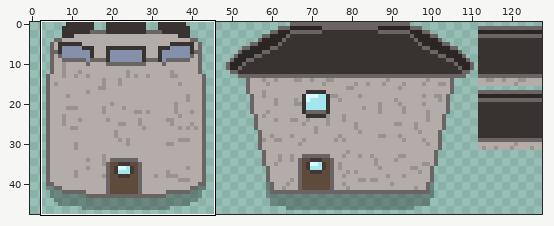
Sprite sheet, stored at graphics/structures/grandstone_tower.png. Above: a wide view before the commit, with the close-up outlined.
Close-up. First the earlier version:
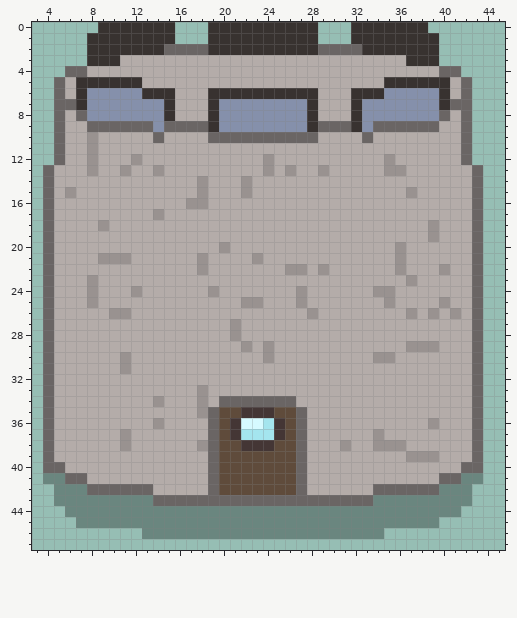
The file is 128x48 pixels. Shown: x 3..45, y 0..47. The commit also changed other parts of the picture, which this record leaves out.
The same view after the edit:
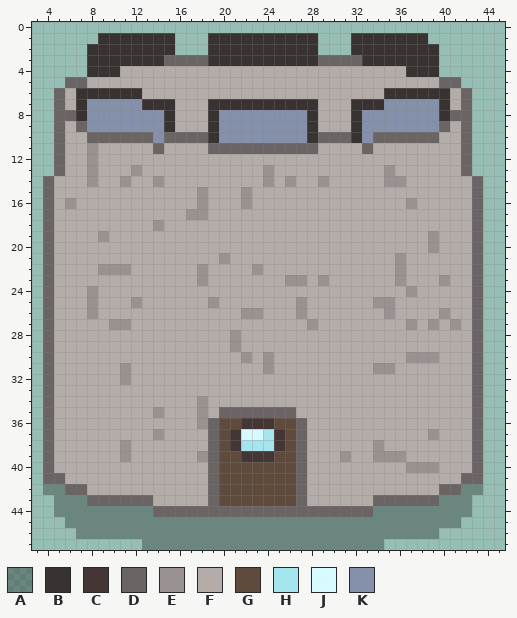
Palette (. is transparent): A #0000004b  B #383230  C #443635  D #6a6564  E #999290  F #b4aca9  G #5f4b3b  H #a4e5ee  J #d6faff  K #8590ab
The exact change:
@@ x 3..45 @@
- 0 ......BBBBBBB...BBBBBBBBBB...BBBBBBB.......
- 1 .....BBBBBBBB...BBBBBBBBBB...BBBBBBBB......
- 2 .....BBBBBBBDDDDBBBBBBBBBBDDDDBBBBBBB......
- 3 .....BBBFFFFFFFFFFFFFFFFFFFFFFFFFFBBB......
- 4 ...DDFFFFFFFFFFFFFFFFFFFFFFFFFFFFFFFFDD....
- 5 ..DFBBBBBBFFFFFFFFFFFFFFFFFFFFFFBBBBBBFD...
- 6 ..DFBKKKKKBBBFFFBBBBBBBBBBFFFBBBKKKKKBFD...
- 7 ..DDBKKKKKKKBFFFBKKKKKKKKBFFFBKKKKKKKBDD...
- 8 ..DFDKKKKKKKBFFFBKKKKKKKKBFFFBKKKKKKKDFD...
- 9 ..DFFDDDDDDKDDDDBKKKKKKKKBDDDBKDDDDDDFFD...
-10 ..DFFEFFFFFDFFFFDDDDDDDDDDFFFFDFFFFFFFFD...
-11 ..DFFEFFFFFFFFFFFFFFFFFFFFFFFFFFFFFFFFFD...
-12 ..DFFEFFFEFFFFFFFFFFFEFFFFFFFFFFEFFFFFFD...
-13 .DFFFEFFEFFEFFFFFFFFFEFEFFEFFFFFEEFFFFFFD..
-14 .DFFFFFFFFFFFFFEFFFEFFFFFFFFFFFFFFFFFFFFD..
-15 .DFEFFFFFFFFFFFEFFFEFFFFFFFFFFFFFFEFFFFFD..
-16 .DFFFFFFFFFFFFEEFFFFFFFFFFFFFFFFFFFFFFFFD..
-17 .DFFFFFFFFFEFFFFFFFFFFFFFFFFFFFFFFFFFFFFD..
-18 .DFFFFEFFFFFFFFFFFFFFFFFFFFFFFFFFFFFEFFFD..
-19 .DFFFFFFFFFFFFFFFFFFFFFFFFFFFFFFFFFFEFFFD..
-20 .DFFFFFFFFFFFFFFFEFFFFFFFFFFFFFFFEFFFFFFD..
-21 .DFFFFEEEFFFFFFEFFFFEFFFFFFFFFFFFEFFFFFFD..
-22 .DFFFFFFFFFFFFFEFFFFFFFEEFEFFFFFFEFFFEFFD..
-23 .DFFFEFFFFFFFFFFFFFFFFFFFFFFFFFFFFEFFFFFD..
-24 .DFFFEFFFEFFFFFFEFFFFFFFEFFFFFFEEFFFFFFFD..
-25 .DFFFEFFFFFFFFFFFFFEEFFFEFFFFFFFEFFFFEFFD..
-26 .DFFFFFEEFFFFFFFFFFFFFFFFEFFFFFFFFEFEFEFD..
-27 .DFFFFFFFFFFFFFFFFEFFFFFFFFFFFFFFFFFFFFFD..
+ 0 ...........................................
+ 1 ......BBBBBBB...BBBBBBBBBB...BBBBBBB.......
+ 2 .....BBBBBBBB...BBBBBBBBBB...BBBBBBBB......
+ 3 .....BBBBBBBDDDDBBBBBBBBBBDDDDBBBBBBB......
+ 4 .....BBBFFFFFFFFFFFFFFFFFFFFFFFFFFBBB......
+ 5 ...DDFFFFFFFFFFFFFFFFFFFFFFFFFFFFFFFFDD....
+ 6 ..DFBBBBBBFFFFFFFFFFFFFFFFFFFFFFBBBBBBFD...
+ 7 ..DFBKKKKKBBBFFFBBBBBBBBBBFFFBBBKKKKKBFD...
+ 8 ..DDBKKKKKKKBFFFBKKKKKKKKBFFFBKKKKKKKBDD...
+ 9 ..DFDKKKKKKKBFFFBKKKKKKKKBFFFBKKKKKKKDFD...
+10 ..DFFDDDDDDKDDDDBKKKKKKKKBDDDBKDDDDDDFFD...
+11 ..DFFEFFFFFDFFFFDDDDDDDDDDFFFFDFFFFFFFFD...
+12 ..DFFEFFFFFFFFFFFFFFFFFFFFFFFFFFFFFFFFFD...
+13 ..DFFEFFFEFFFFFFFFFFFEFFFFFFFFFFEFFFFFFD...
+14 .DFFFEFFEFFEFFFFFFFFFEFEFFEFFFFFEEFFFFFFD..
+15 .DFFFFFFFFFFFFFEFFFEFFFFFFFFFFFFFFFFFFFFD..
+16 .DFEFFFFFFFFFFFEFFFEFFFFFFFFFFFFFFEFFFFFD..
+17 .DFFFFFFFFFFFFEEFFFFFFFFFFFFFFFFFFFFFFFFD..
+18 .DFFFFFFFFFEFFFFFFFFFFFFFFFFFFFFFFFFFFFFD..
+19 .DFFFFEFFFFFFFFFFFFFFFFFFFFFFFFFFFFFEFFFD..
+20 .DFFFFFFFFFFFFFFFFFFFFFFFFFFFFFFFFFFEFFFD..
+21 .DFFFFFFFFFFFFFFFEFFFFFFFFFFFFFFFEFFFFFFD..
+22 .DFFFFEEEFFFFFFEFFFFEFFFFFFFFFFFFEFFFFFFD..
+23 .DFFFFFFFFFFFFFEFFFFFFFEEFEFFFFFFEFFFEFFD..
+24 .DFFFEFFFFFFFFFFFFFFFFFFFFFFFFFFFFEFFFFFD..
+25 .DFFFEFFFEFFFFFFEFFFFFFFEFFFFFFEEFFFFFFFD..
+26 .DFFFEFFFFFFFFFFFFFEEFFFEFFFFFFFEFFFFEFFD..
+27 .DFFFFFEEFFFFFFFFFFFFFFFFEFFFFFFFFEFEFEFD..
 28 .DFFFFFFFFFFFFFFFFEFFFFFFFFFFFFFFFFFFFFFD..
-29 .DFFFFFFFFFFFFFFFFFEFEFFFFFFFFFFFFEEEFFFD..
-30 .DFFFFFFEFFFFFFFFFFFFEFFFFFFFFFEEFFFFFFFD..
-31 .DFFFFFFEFFFFFFFFFFFFFFFFFFFFFFFFFFFFFFFD..
-32 .DFFFFFFFFFFFFFFFFFFFFFFFFFFFFFFFFFFFFFFD..
-33 .DFFFFFFFFFFFFFEFFFFFFFFFFFFFFFFFFFFFFFFD..
-34 .DFFFFFFFFFEFFFEFDDDDDDDFFFFFFFFFFFFFFFFD..
-35 .DFFFFFFFFFFFFFEDGGCCCGGDFFFFFFFFFFFFFFFD..
-36 .DFFFFFFFFFEFFFFDGCJJHCGDFFFFFFFFFFFEFFFD..
-37 .DFFFFFFEFFFFFFFDGCHHHCGDFFFFFFEFFFFFFFFD..
-38 .DFFFFFFEFFFFFFEDGGCCCGGDFFFEFFEEEFFFFFFD..
-39 .DFFFFFFFFFFFFFFDGGGGGGGDFFFFFFFFFEEEFFFD..
-40 .DDFFFFFFFFFFFFFDGGGGGGGDFFFFFFFFFFFFFFDD..
-41 .AADDFFFFFFFFFFFDGGGGGGGDFFFFFFFFFFFFDDAA..
-42 ..AAADDDDDDFFFFFDGGGGGGGDFFFFFFDDDDDDAAA...
-43 ..AAAAAAAAADDDDDDDDDDDDDDDDDDDDAAAAAAAAA...
-44 ...AAAAAAAAAAAAAAAAAAAAAAAAAAAAAAAAAAAA....
-45 ....AAAAAAAAAAAAAAAAAAAAAAAAAAAAAAAAA......
-46 ..........AAAAAAAAAAAAAAAAAAAAAA...........
-47 ...........................................
+29 .DFFFFFFFFFFFFFFFFEFFFFFFFFFFFFFFFFFFFFFD..
+30 .DFFFFFFFFFFFFFFFFFEFEFFFFFFFFFFFFEEEFFFD..
+31 .DFFFFFFEFFFFFFFFFFFFEFFFFFFFFFEEFFFFFFFD..
+32 .DFFFFFFEFFFFFFFFFFFFFFFFFFFFFFFFFFFFFFFD..
+33 .DFFFFFFFFFFFFFFFFFFFFFFFFFFFFFFFFFFFFFFD..
+34 .DFFFFFFFFFFFFFEFFFFFFFFFFFFFFFFFFFFFFFFD..
+35 .DFFFFFFFFFEFFFEFDDDDDDDFFFFFFFFFFFFFFFFD..
+36 .DFFFFFFFFFFFFFEDGGCCCGGDFFFFFFFFFFFFFFFD..
+37 .DFFFFFFFFFEFFFFDGCJJHCGDFFFFFFFFFFFEFFFD..
+38 .DFFFFFFEFFFFFFFDGCHHHCGDFFFFFFEFFFFFFFFD..
+39 .DFFFFFFEFFFFFFEDGGCCCGGDFFFEFFEEEFFFFFFD..
+40 .DFFFFFFFFFFFFFFDGGGGGGGDFFFFFFFFFEEEFFFD..
+41 .DDFFFFFFFFFFFFFDGGGGGGGDFFFFFFFFFFFFFFDD..
+42 .AADDFFFFFFFFFFFDGGGGGGGDFFFFFFFFFFFFDDAA..
+43 ..AAADDDDDDFFFFFDGGGGGGGDFFFFFFDDDDDDAAA...
+44 ..AAAAAAAAADDDDDDDDDDDDDDDDDDDDAAAAAAAAA...
+45 ...AAAAAAAAAAAAAAAAAAAAAAAAAAAAAAAAAAAA....
+46 ....AAAAAAAAAAAAAAAAAAAAAAAAAAAAAAAAA......
+47 ..........AAAAAAAAAAAAAAAAAAAAAA...........
Where, in picture pixels (left, top, right, bottom), the same in both close-ups:
changed: (43, 22, 483, 550)
